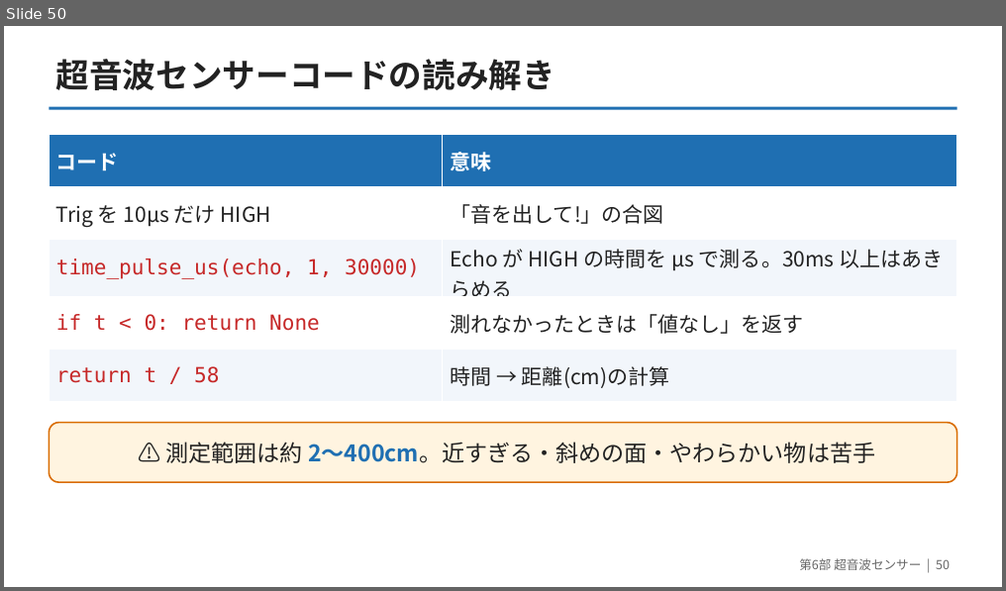
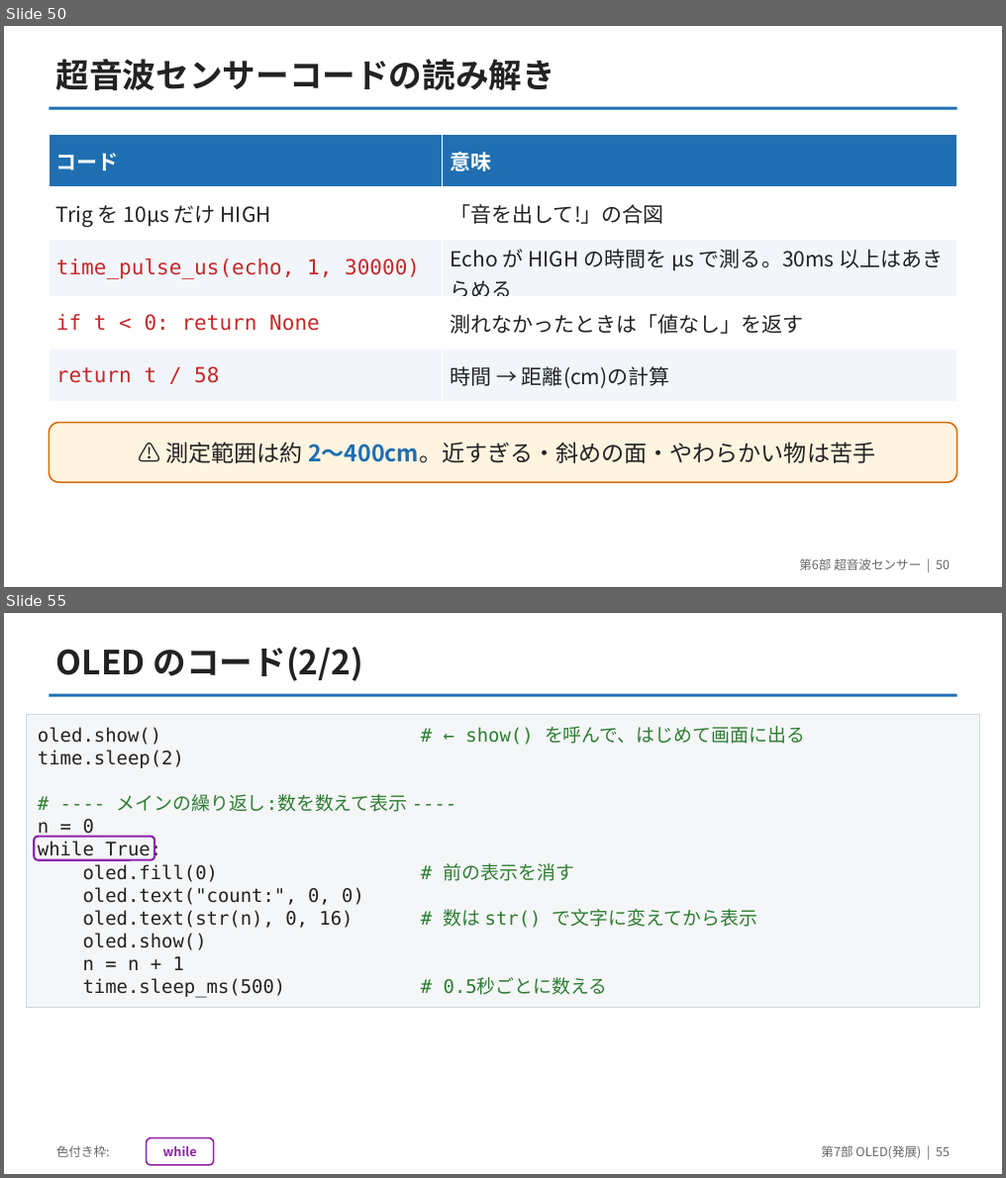
Before and after one commit to yuracode/isiot, a slide deck: slides/pico_sensor_intro.pptx. Shown one above the other, each under a label of ours: slide 50 before the commit, slides 50 and 55 after it; the slides between them are not shown. The pictures are 1006x591 and 1006x1178 pixels, drawn with LibreOffice and Linux fonts; fonts in the diff are those of the drawing. Boxes give left, top, right and bottom in pixels: in the first picture for what was removed or moved away, otherwise in the second. Text is boxed around its words. In the diff, an @@ line names an element or a change of style, - is before the commit and + after.

```diff
--- a/slides/pico_sensor_intro.pptx
+++ b/slides/pico_sensor_intro.pptx
@@ slide 55 added at <box>4,613,1002,1174</box>, background #FFFFFF @@
@@ text added at <box>56,647,363,681</box>, 32 pt, text #222222, bold @@
+OLED のコード(2/2)
@@ rectangle added at <box>49,694,957,697</box>, fill #1F6FB2 @@
@@ rectangle added at <box>27,714,979,1008</box>, fill #F4F6F8, outline #D0D7DE 1 pt @@
@@ text added at <box>38,726,805,998</box>, 18 pt, text #222222 @@
+oled.show() # ← show() を呼んで、はじめて画面に出る
+time.sleep(2)
+# ---- メインの繰り返し:数を数えて表示 ----
+n = 0
+while True:
+oled.fill(0) # 前の表示を消す
+oled.text("count:", 0, 0)
+oled.text(str(n), 0, 16) # 数は str() で文字に変えてから表示
+oled.show()
+n = n + 1
+time.sleep_ms(500) # 0.5秒ごとに数える
@@ rounded rectangle added at <box>34,836,154,861</box>, outline #8E24AA 2 pt @@
@@ text added at <box>56,1146,110,1157</box>, 12 pt, text #666666 @@
+色付き枠:
@@ rounded rectangle added at <box>147,1139,214,1165</box>, fill #FFFFFF, outline #8E24AA 1.5 pt, 12 pt, text #8E24AA, bold @@
+while
@@ text added at <box>821,1146,949,1158</box>, 12 pt, text #666666 @@
+第7部 OLED(発展) | 55
```
Also in this commit, not shown: 2 slides changed, 5 other slides added, 13 other files.
